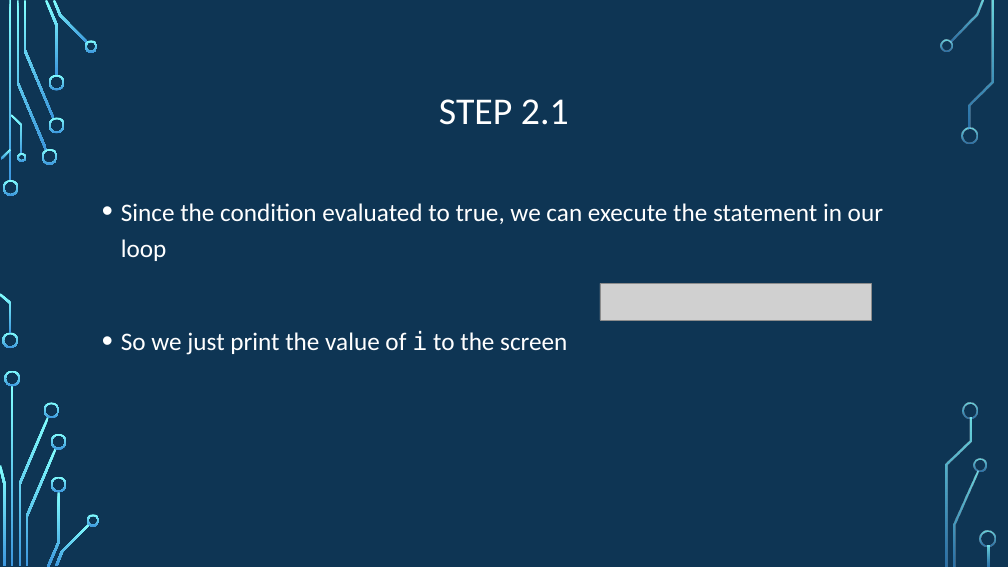
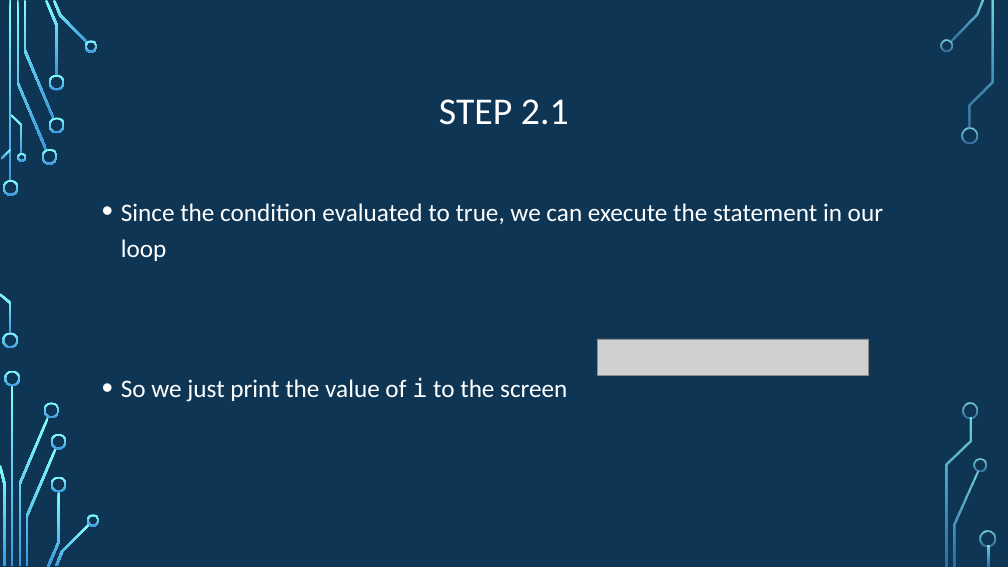
Before and after one commit to psypdt/ZIS_C-_Summer_Course_2019, a slide deck: slide 29 of Day_3/Day_3.pptx (slide 28 before the commit). Drawn at 1008x567 pixels with LibreOffice and Linux fonts; fonts in the diff are those of the drawing; grey boxes stand for pictures; background and template pictures are left out. Boxes give left, top, right and bottom in pixels: in the first picture for what was removed or moved away, otherwise in the second. Text is boxed around its words. In the diff, an @@ line names an element or a change of style, - is before the commit and + after.

```diff
--- a/Day_3/Day_3.pptx
+++ b/Day_3/Day_3.pptx
@@ text "Since the condition evaluated to ..." rewrapped from (x1=121, y1=203, x2=883, y2=355) to (x1=121, y1=203, x2=883, y2=402) @@
@@ picture moved from (x1=600, y1=284, x2=872, y2=320) to (x1=597, y1=339, x2=869, y2=375) @@
```
Also in this commit, not shown: 7 other slides changed, 18 slides added, 1 other file.
